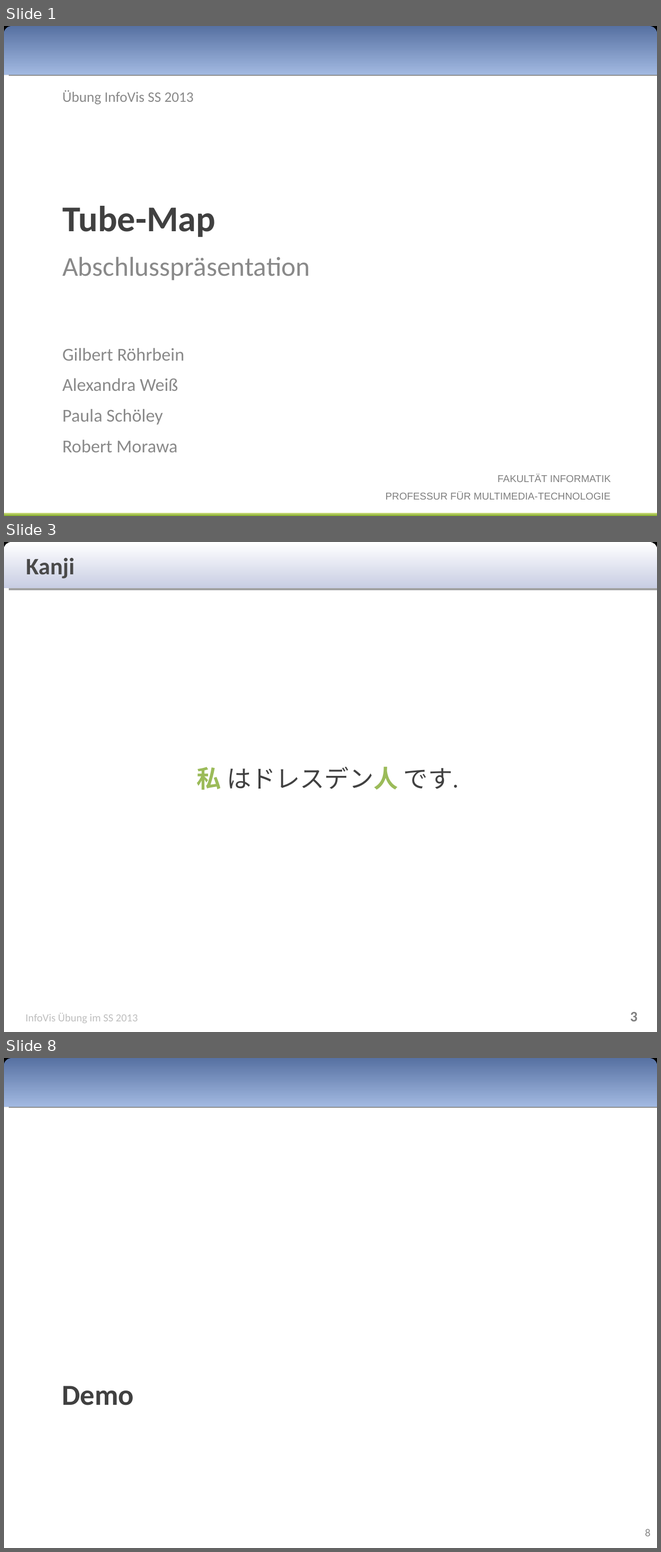
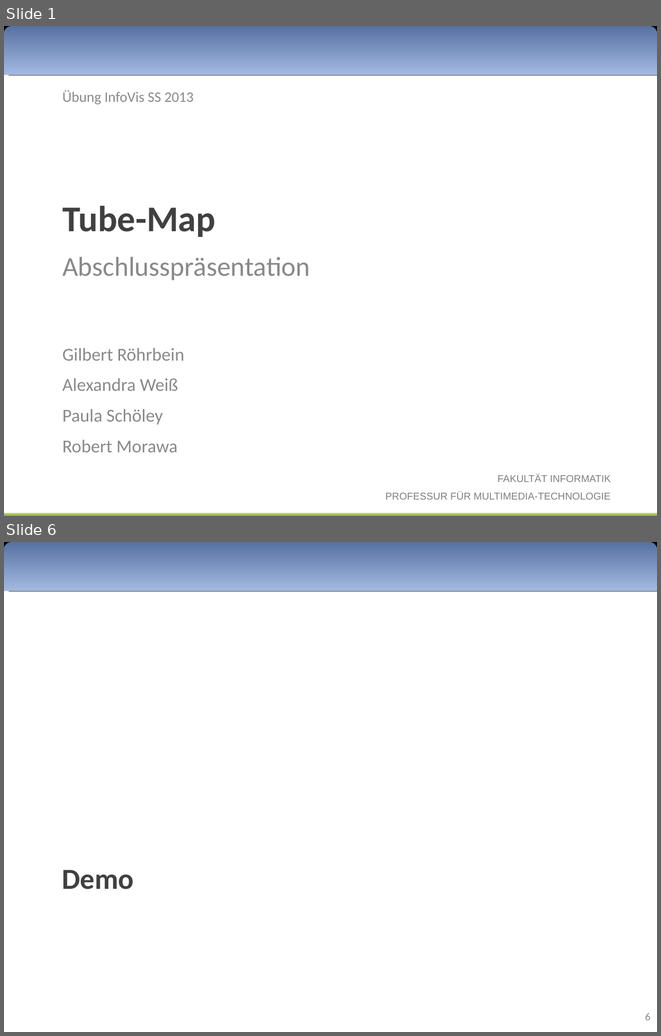
Before and after one commit to Rajikarubijua/bushumappu, a slide deck: presentation/abschlusspräsentation.odp. Shown one above the other, each under a label of ours: slides 1, 3 and 8 before the commit, slides 1 and 6 after it; the slides between them are not shown. The pictures are 661x1552 and 661x1036 pixels, drawn with LibreOffice and Linux fonts; fonts in the diff are those of the drawing; background and template pictures are left out. Boxes give left, top, right and bottom in pixels: in the first picture for what was removed or moved away, otherwise in the second. Text is boxed around its words. In the diff, an @@ line names an element or a change of style, - is before the commit and + after.

```diff
--- a/presentation/abschlusspräsentation.odp
+++ b/presentation/abschlusspräsentation.odp
@@ slide 3 removed at <box>4,542,657,1032</box>, background #FFFFFF @@
@@ rectangle removed at <box>4,542,657,588</box> @@
@@ freeform shape removed at <box>4,542,657,588</box> @@
@@ text removed at <box>26,558,74,579</box> @@
-Kanji
@@ text removed at <box>197,767,459,790</box> @@
-私 はドレスデン人 です.
@@ text removed at <box>26,1013,138,1023</box> @@
-InfoVis Übung im SS 2013
@@ page number removed at <box>630,1012,637,1021</box> @@
-3
@@ what was slide 8 is now slide 6 @@
@@ page number at <box>645,1013,650,1020</box>: text changed @@
-8
+6
```
Also in this commit, not shown: 4 slides changed, 1 slide added, 1 other slide removed, 1 other file.
